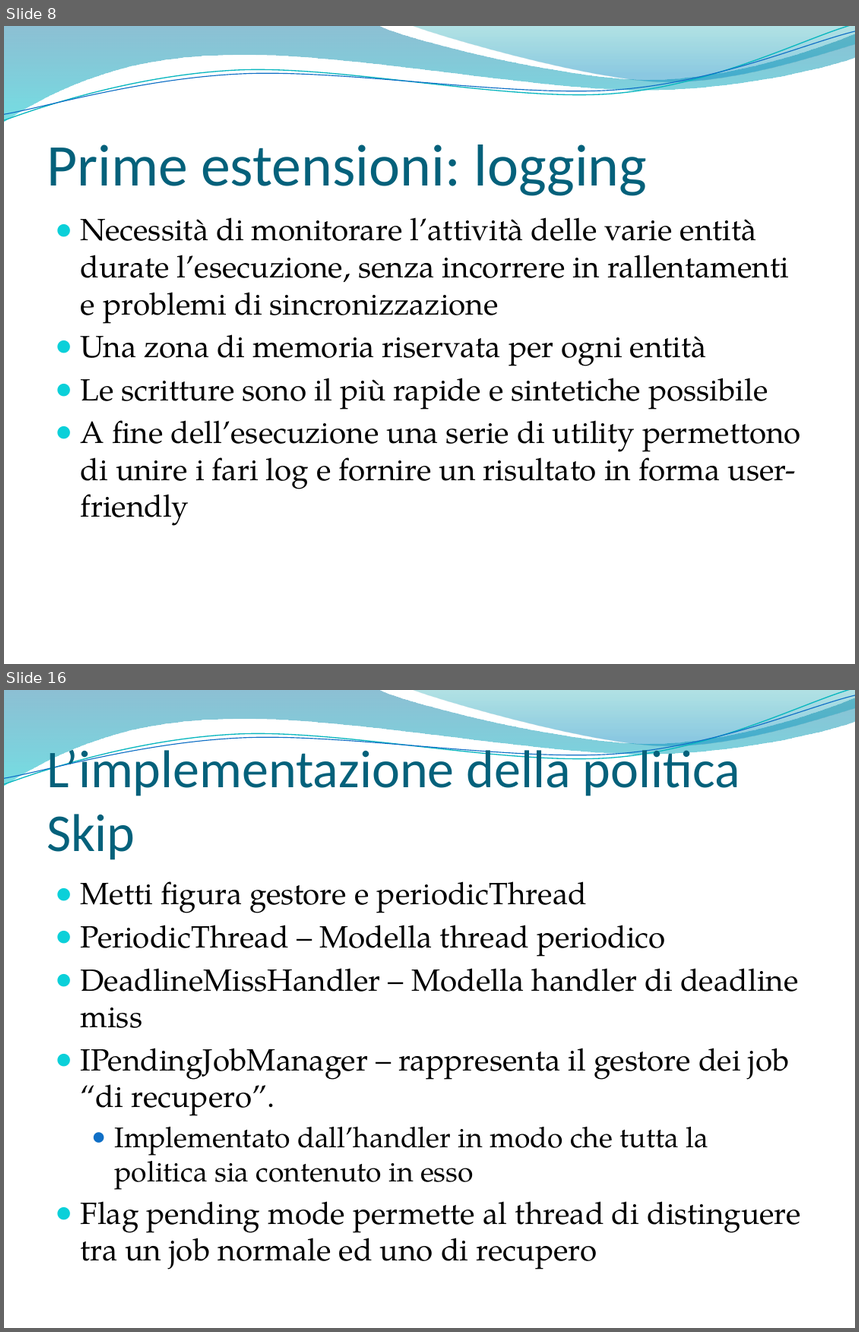
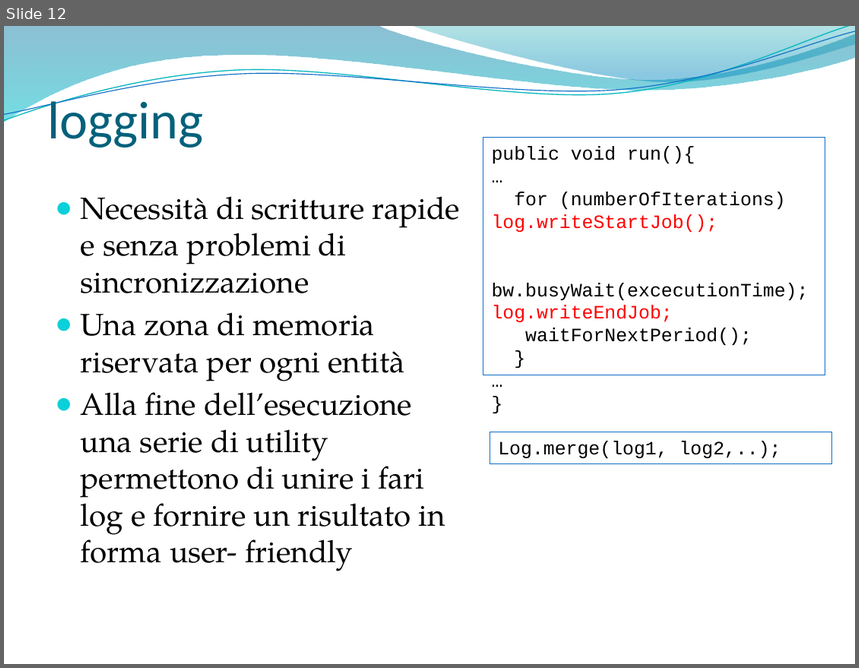
Before and after one commit to marconanni/provejavarealtime, a slide deck: SolarisNetBeansProjects/parti tesi/bozza presentazione.pptx. Shown one above the other, each under a label of ours: slides 8 and 16 before the commit, slide 12 after it; the slides between them are not shown. The pictures are 859x1332 and 859x668 pixels, drawn with LibreOffice and Linux fonts; fonts in the diff are those of the drawing; background and template pictures are left out. Boxes give left, top, right and bottom in pixels: in the first picture for what was removed or moved away, otherwise in the second. Text is boxed around its words. In the diff, an @@ line names an element or a change of style, - is before the commit and + after.

Commit message:
l'ultima versione della presentazione

```diff
--- a/SolarisNetBeansProjects/parti tesi/bozza presentazione.pptx
+++ b/SolarisNetBeansProjects/parti tesi/bozza presentazione.pptx
@@ slide 16 removed at [4, 690, 855, 1328], background picture (left out); not listed: 4 template elements that a slide beside it also shows @@
@@ title removed at [47, 742, 740, 860] @@
-L’implementazione della politica Skip
@@ text removed at [81, 882, 801, 1270] @@
-● Metti figura gestore e periodicThread
-● PeriodicThread – Modella thread periodico
-● DeadlineMissHandler – Modella handler di deadline miss
-● IPendingJobManager – rappresenta il gestore dei job “di recupero”.
-  ● Implementato dall’handler in modo che tutta la politica sia contenuto in esso
-● Flag pending mode permette al thread di distinguere tra un job normale ed uno di recupero
@@ what was slide 8 is now slide 12 @@
@@ slide 12 changed as well @@
@@ title at [47, 94, 203, 148]: text changed; size 50 to 45 pt @@
-Prime estensioni: logging
+logging
@@ rectangle added at [484, 138, 826, 375], outline #0F6FC6 0.75 pt, 16 pt, text #000000 @@
+public void run(){
+…
+for (numberOfIterations) log.writeStartJob(); bw.busyWait(excecutionTime);
+log.writeEndJob;
+waitForNextPeriod();
+}
+…
+}
@@ text "Necessità di scritture rapide e ...": place and size @@
-text "Necessità di scritture rapide e ..." at [81, 218, 801, 526]
+text "Necessità di scritture rapide e ..." at [81, 196, 461, 572]
@@ text at [81, 196, 461, 294]: text changed @@
-● Necessità di monitorare l’attività delle varie entità durate l’esecuzione, senza incorrere in rallentamenti e problemi di sincronizzazione
+● Necessità di scritture rapide e senza problemi di sincronizzazione
@@ text at [81, 392, 446, 572]: text changed @@
-● Le scritture sono il più rapide e sintetiche possibile
-● A fine dell’esecuzione una serie di utility permettono di unire i fari log e fornire un risultato in forma user- friendly
+● Alla fine dell’esecuzione una serie di utility permettono di unire i fari log e fornire un risultato in forma user- friendly
@@ rectangle added at [490, 432, 832, 464], outline #0F6FC6 0.75 pt, 16 pt, text #000000 @@
+Log.merge(log1, log2,..);
```
Also in this commit, not shown: 9 other slides changed, 16 slides added, 12 other slides removed.
